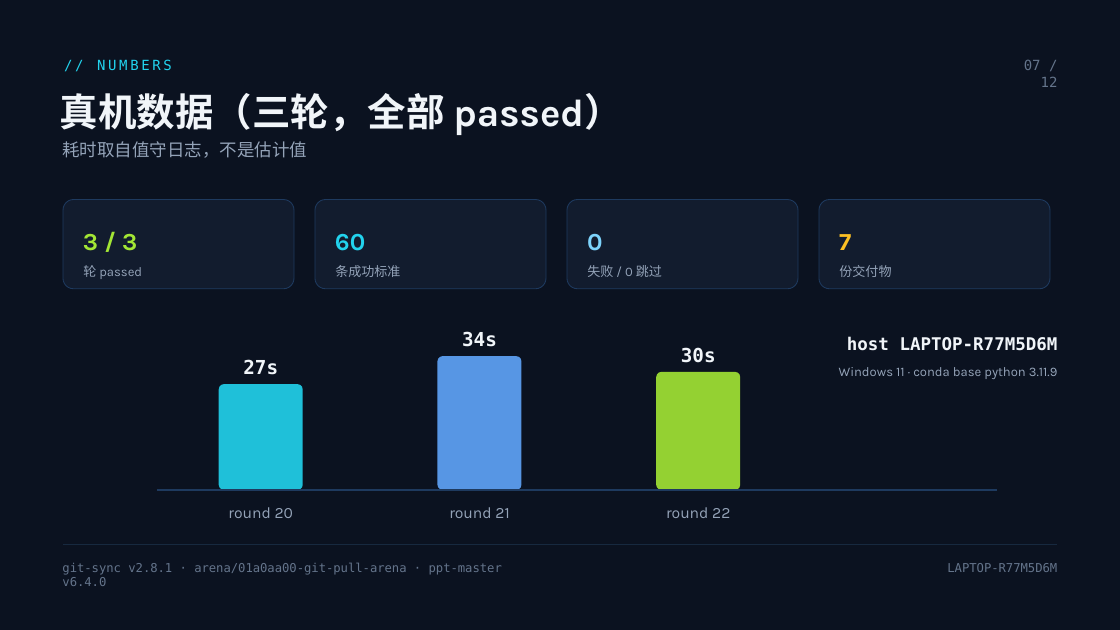
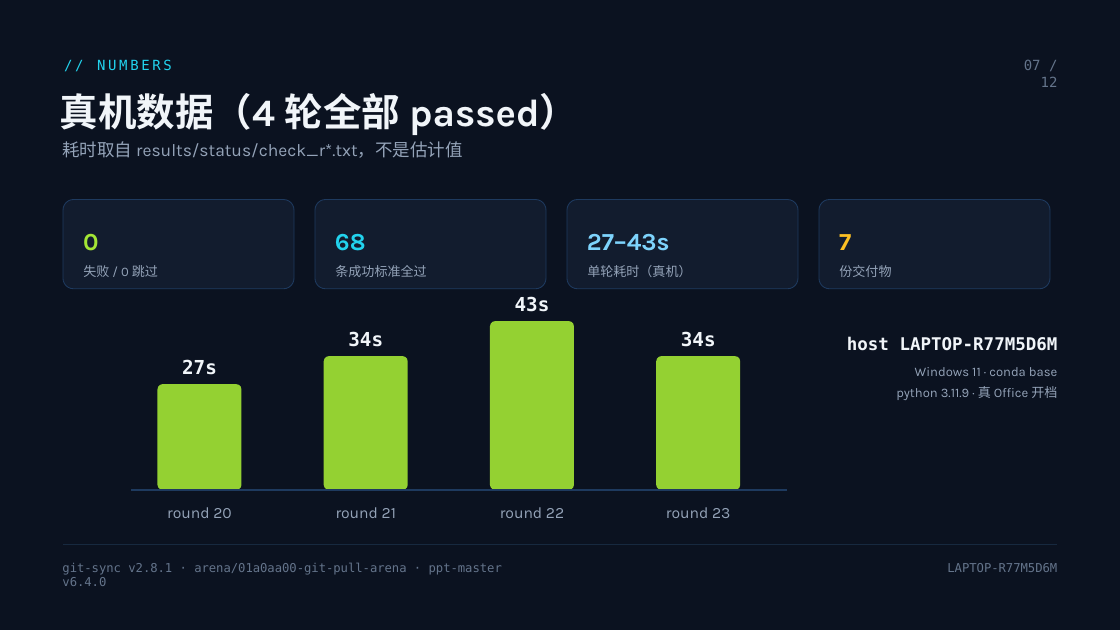
Before and after one commit to mqgg5630-cyber/git-pull-arena, a slide deck: slide 8 of deliverable/DECK_01a0aa00_v2.8.1.pptx. Drawn at 1120x630 pixels with LibreOffice and Linux fonts; fonts in the diff are those of the drawing. Boxes give left, top, right and bottom in pixels: in the first picture for what was removed or moved away, otherwise in the second. Text is boxed around its words. In the diff, an @@ line names an element or a change of style, - is before the commit and + after.

Commit message:
feat: round 24 - DECK rebuilt (numbers now read from the repo: 4 rounds, 68 criteria), contact-sheet preview, 11/12 pages fully clean

```diff
--- a/deliverable/DECK_01a0aa00_v2.8.1.pptx
+++ b/deliverable/DECK_01a0aa00_v2.8.1.pptx
@@ text at (60, 93, 578, 135): text changed @@
-真机数据（三轮，全部 passed）
+真机数据（4 轮全部 passed）
@@ text at (62, 141, 463, 158): text changed @@
-耗时取自值守日志，不是估计值
+耗时取自 results/status/check_r*.txt，不是估计值
@@ text "0": place and size @@
-text "0" at (587, 234, 602, 251)
+text "0" at (83, 234, 98, 251)
@@ text "0" at (83, 234, 98, 251): text colour #7DD3FC to #A3E635 @@
@@ text removed at (83, 234, 137, 251) @@
-3 / 3
@@ text at (335, 234, 366, 251): text changed @@
-60
+68
@@ text added at (587, 234, 670, 251), 21 pt, text #7DD3FC, bold @@
+27–43s
@@ text "失败 / 0 跳过": place and size @@
-text "失败 / 0 跳过" at (587, 265, 662, 277)
+text "失败 / 0 跳过" at (83, 265, 158, 277)
@@ text removed at (83, 265, 142, 279) @@
-轮 passed
@@ text at (335, 265, 426, 277): text changed @@
-条成功标准
+条成功标准全过
@@ text added at (587, 265, 691, 277), 11.2 pt, text #94A3B8 @@
+单轮耗时（真机）
@@ text added at (515, 296, 550, 312), 16.5 pt, text #F1F5F9, bold @@
+43s
@@ rounded rectangle: place and size @@
-rounded rectangle at (656, 372, 740, 491)
+rounded rectangle at (490, 321, 574, 490)
@@ 2 texts, 1 rounded rectangle: place and size @@
-2 texts, 1 rounded rectangle at (438, 331, 522, 518)
+2 texts, 1 rounded rectangle at (323, 331, 408, 518)
@@ rounded rectangle at (323, 356, 408, 490): fill #60A5FA at 90% opacity to #A3E635 at 90% opacity @@
@@ rounded rectangle added at (656, 356, 740, 490), fill #A3E635 at 90% opacity @@
@@ text removed at (681, 347, 716, 363) @@
-30s
@@ text added at (681, 331, 716, 347), 16.5 pt, text #F1F5F9, bold @@
+34s
@@ 2 texts, 1 rounded rectangle: place and size @@
-2 texts, 1 rounded rectangle at (218, 359, 302, 518)
+2 texts, 1 rounded rectangle at (158, 359, 242, 518)
@@ rounded rectangle at (158, 384, 242, 490): fill #22D3EE at 90% opacity to #A3E635 at 90% opacity @@
@@ text added at (896, 386, 1057, 400), 11.2 pt, text #94A3B8 @@
+python 3.11.9 · 真 Office 开档
@@ text at (915, 367, 1057, 376): text changed @@
-Windows 11 · conda base python 3.11.9
+Windows 11 · conda base
@@ freeform shape: place and size @@
-freeform shape at (158, 490, 998, 491)
+freeform shape at (131, 490, 787, 491)
@@ text "round 22": place and size @@
-text "round 22" at (666, 507, 730, 518)
+text "round 22" at (500, 507, 564, 518)
@@ text added at (666, 507, 730, 518), 13.5 pt, text #94A3B8 @@
+round 23
```
Also in this commit, not shown: 2 other slides changed, 13 other files.
